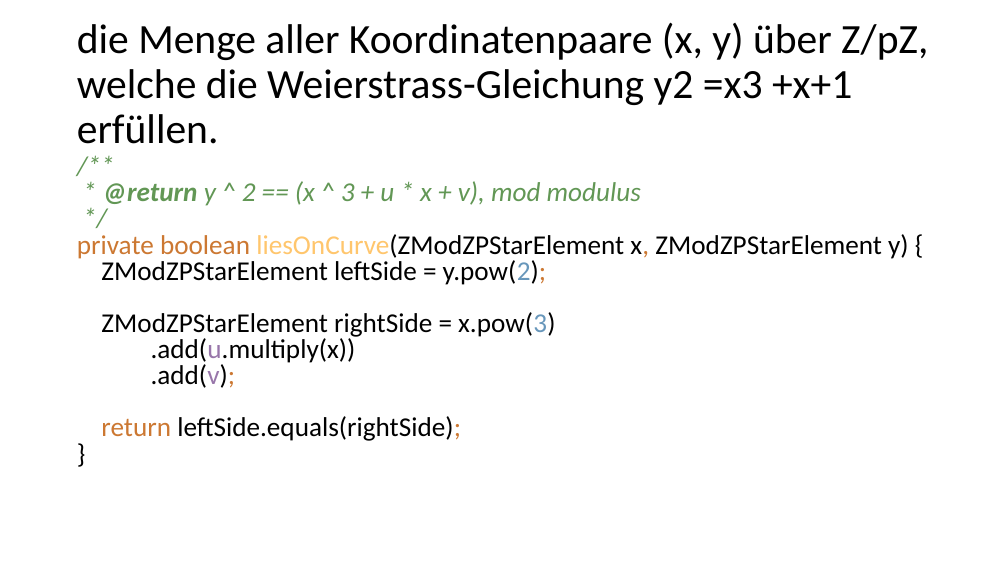
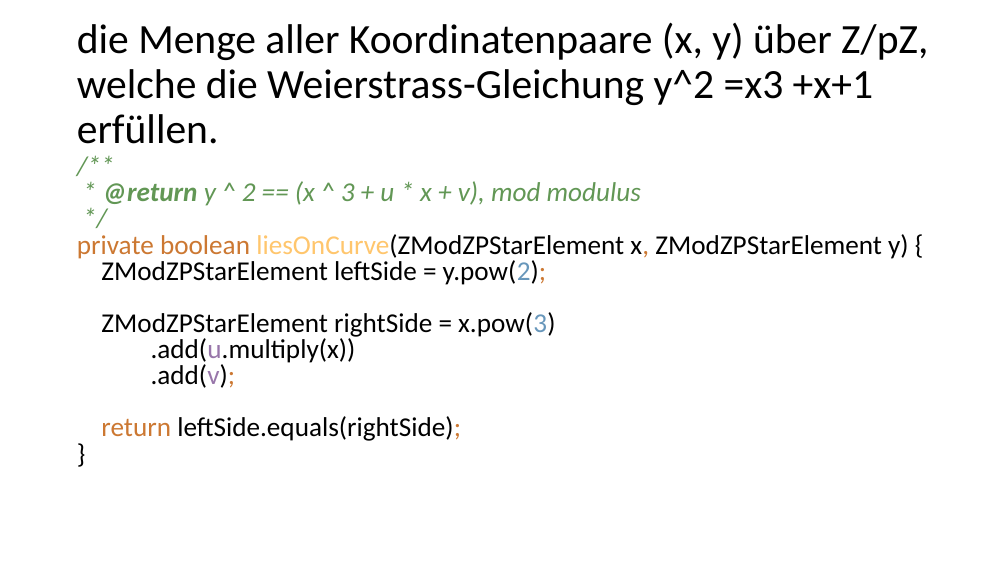
Before and after one commit to StefanLobbenmeier/Kryptographie, a slide deck: slide 4 of smallstepgiantstep/Elliptic Curve.pptx. Drawn at 1008x567 pixels with LibreOffice and Linux fonts; fonts in the diff are those of the drawing. Boxes give left, top, right and bottom in pixels: in the first picture for what was removed or moved away, otherwise in the second. Text is boxed around its words. In the diff, an @@ line names an element or a change of style, - is before the commit and + after.

```diff
--- a/smallstepgiantstep/Elliptic Curve.pptx
+++ b/smallstepgiantstep/Elliptic Curve.pptx
@@ title at bbox=[77, 22, 928, 144]: text changed @@
-die Menge aller Koordinatenpaare (x, y) über Z/pZ, welche die Weierstrass-Gleichung y2 =x3 +x+1 erfüllen.
+die Menge aller Koordinatenpaare (x, y) über Z/pZ, welche die Weierstrass-Gleichung y^2 =x3 +x+1 erfüllen.
```
Also in this commit, not shown: 2 slides added, 1 slide removed, 3 other files.
